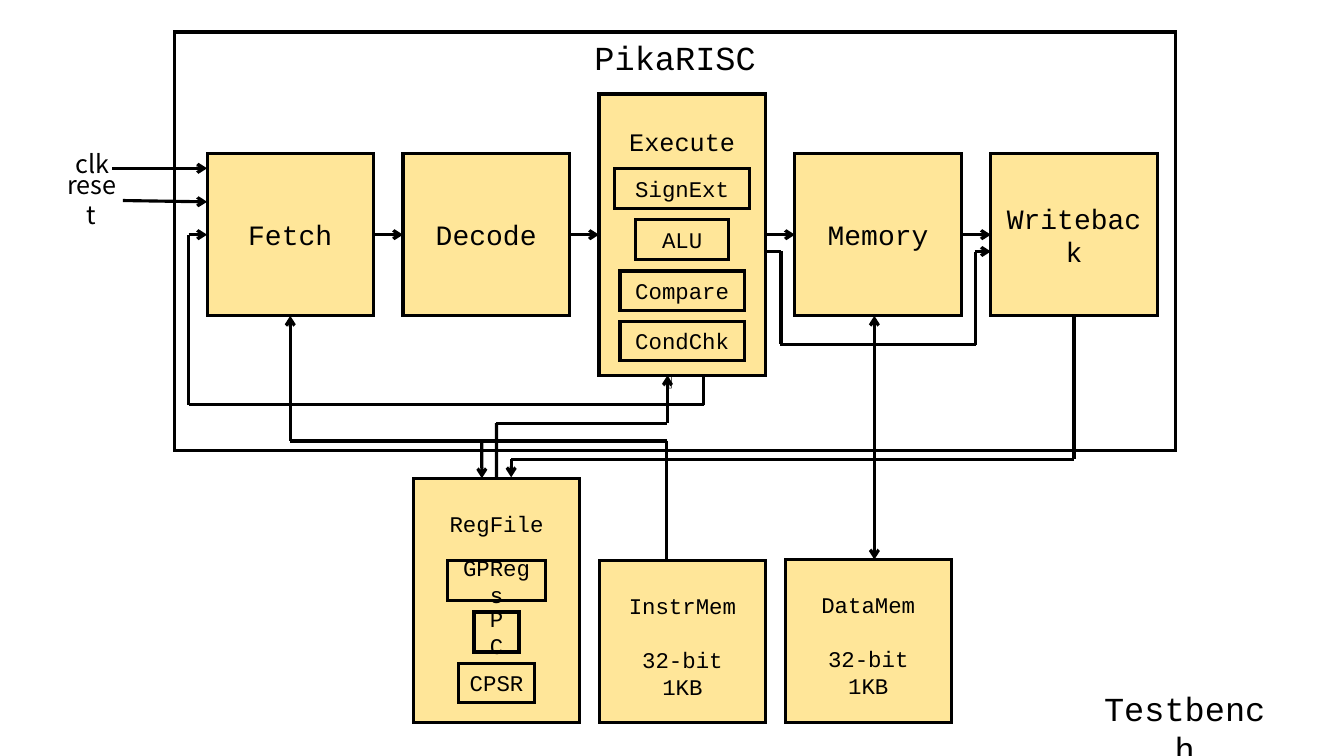
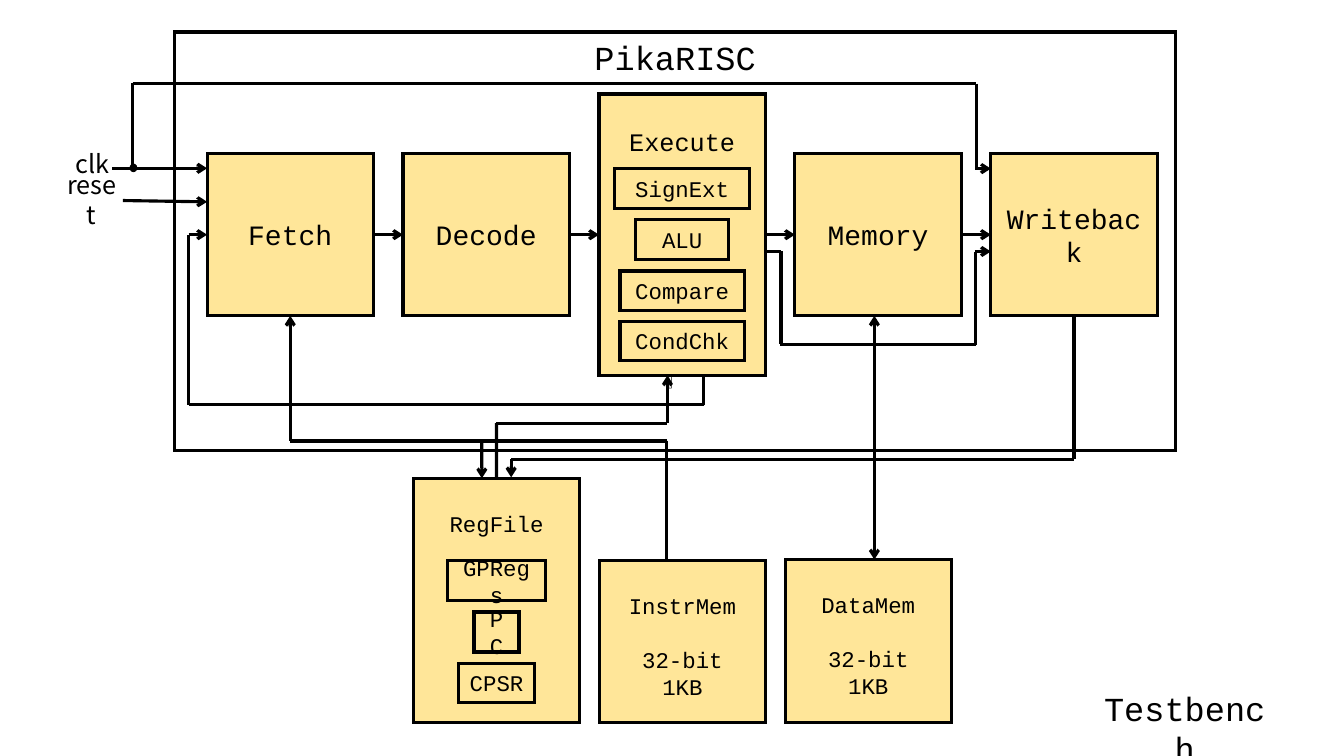
Before and after one commit to pikamonvvs/PikaProject, a slide deck: slide 1 of resources/Diagrams.pptx. Drawn at 1344x756 pixels with LibreOffice and Linux fonts; fonts in the diff are those of the drawing. Boxes give left, top, right and bottom in pixels: in the first picture for what was removed or moved away, otherwise in the second. Text is boxed around its words. In the diff, an @@ line names an element or a change of style, - is before the commit and + after.

```diff
--- a/resources/Diagrams.pptx
+++ b/resources/Diagrams.pptx
@@ line added from (133, 84) to (976, 84), #000000 2.25 pt @@
@@ line added from (133, 83) to (133, 170), #000000 2.25 pt @@
@@ line added from (976, 84) to (976, 168), #000000 2.25 pt @@
@@ ellipse added at [130,164,136,171], fill #000000, outline #000000 1 pt @@
@@ arrow added from (975, 168) to (991, 168), #000000 2.25 pt @@
```
Also in this commit, not shown: 2 other files.
